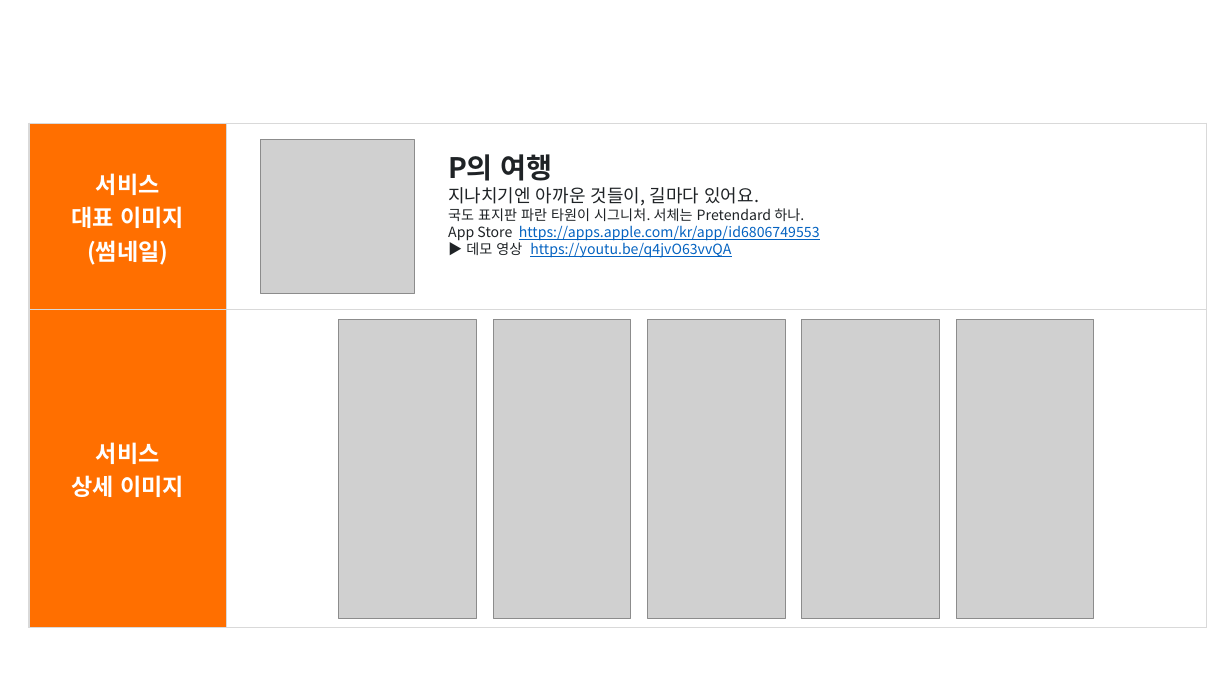
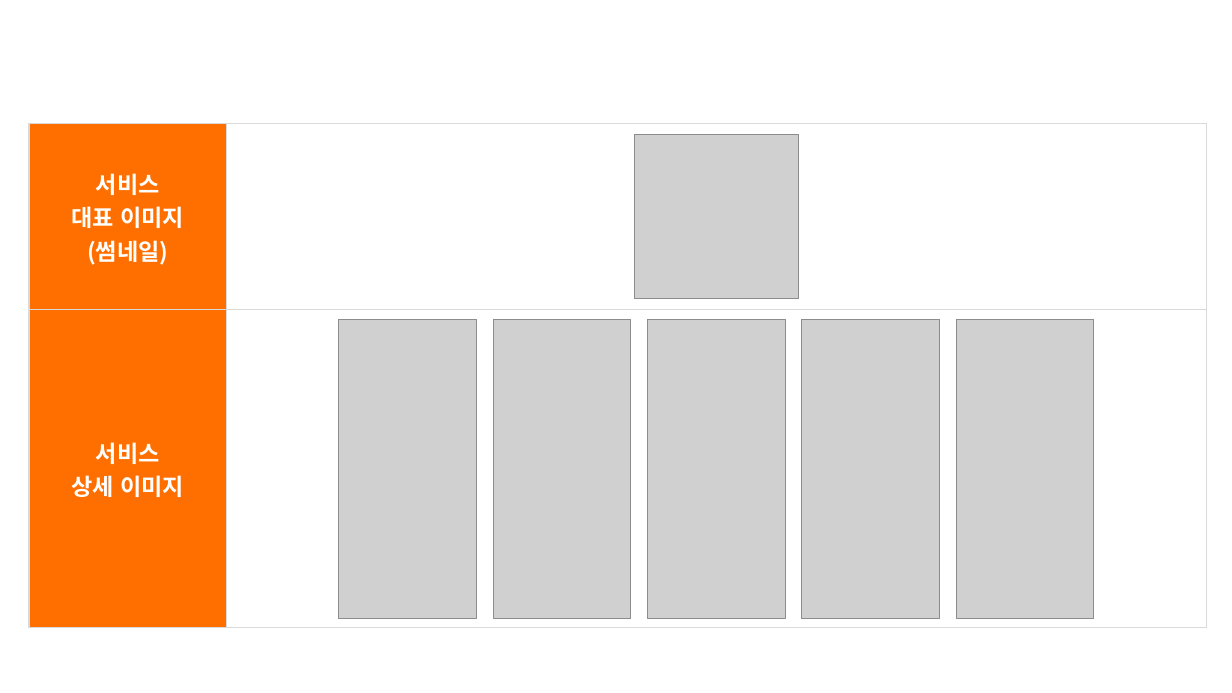
Before and after one commit to Hyee0ne/p-trip, a slide deck: slide 4 of docs/기능설명서_P의여행.pptx. Drawn at 1232x693 pixels with LibreOffice and Linux fonts; fonts in the diff are those of the drawing; grey boxes stand for pictures; background and template pictures are left out. Boxes give left, top, right and bottom in pixels: in the first picture for what was removed or moved away, otherwise in the second. Text is boxed around its words. In the diff, an @@ line names an element or a change of style, - is before the commit and + after.

```diff
--- a/docs/기능설명서_P의여행.pptx
+++ b/docs/기능설명서_P의여행.pptx
@@ picture: place and size @@
-picture at [261,140,414,293]
+picture at [634,134,799,299]
@@ text removed at [448,154,820,258] @@
-P의 여행
-지나치기엔 아까운 것들이, 길마다 있어요.
-국도 표지판 파란 타원이 시그니처. 서체는 Pretendard 하나.
-App Store https://apps.apple.com/kr/app/id6806749553
-▶ 데모 영상 https://youtu.be/q4jvO63vvQA
```
Also in this commit, not shown: 2 other files.
